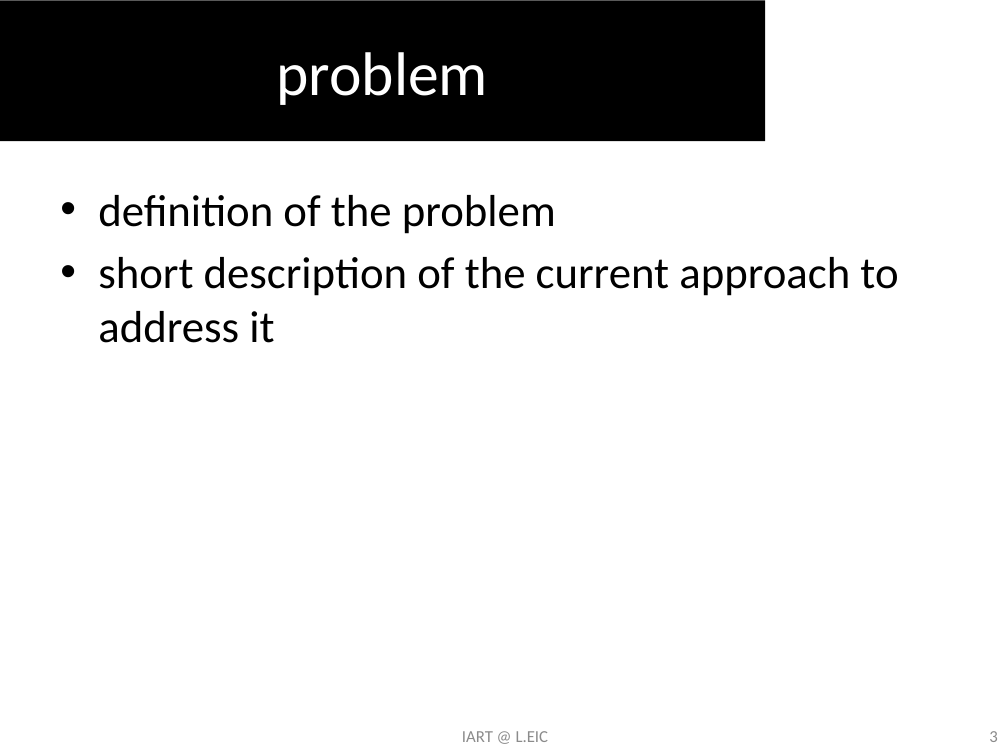
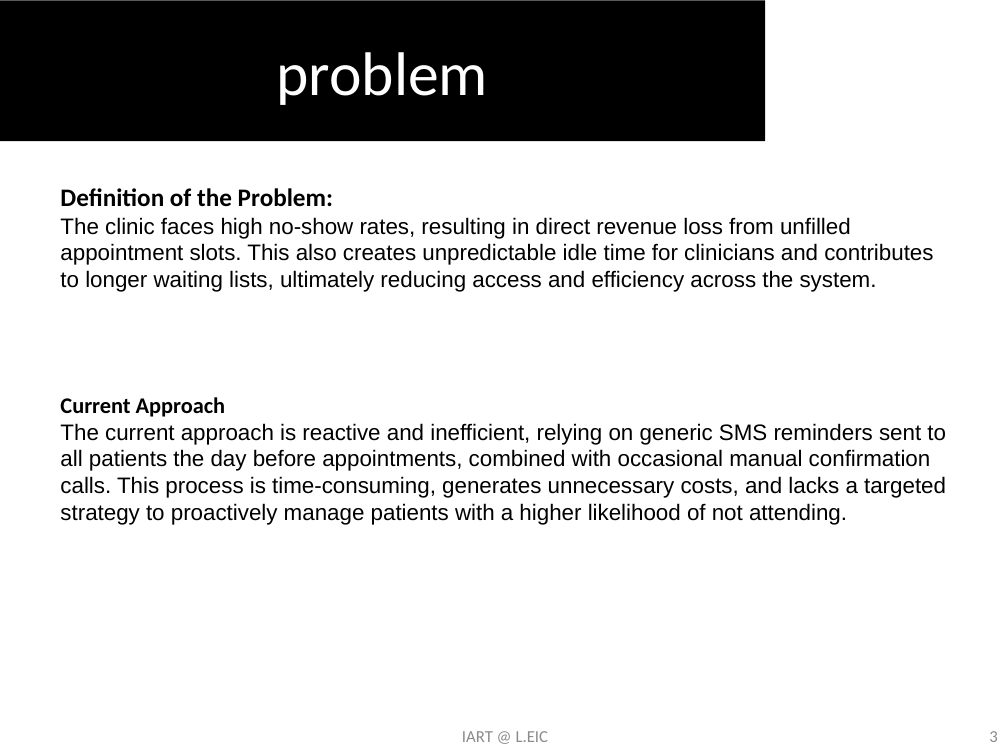
Before and after one commit to TiagoAfonseca1102/AI_PROJ2, a slide deck: slide 3 of documentos/AI_PROJ2_APRESENTAÇÃO.pptx. Drawn at 1008x756 pixels with LibreOffice and Linux fonts; fonts in the diff are those of the drawing; background and template pictures are left out. Boxes give left, top, right and bottom in pixels: in the first picture for what was removed or moved away, otherwise in the second. Text is boxed around its words. In the diff, an @@ line names an element or a change of style, - is before the commit and + after.

```diff
--- a/documentos/AI_PROJ2_APRESENTAÇÃO.pptx
+++ b/documentos/AI_PROJ2_APRESENTAÇÃO.pptx
@@ text at [60, 188, 946, 525]: text changed; size 32 to 16 pt; font Calibri to Arial @@
-• definition of the problem
-• short description of the current approach to address it
+Definition of the Problem:
+The clinic faces high no-show rates, resulting in direct revenue loss from unfilled appointment slots. This also creates unpredictable idle time for clinicians and contributes to longer waiting lists, ultimately reducing access and efficiency across the system.
+Current Approach
+The current approach is reactive and inefficient, relying on generic SMS reminders sent to all patients the day before appointments, combined with occasional manual confirmation calls. This process is time-consuming, generates unnecessary costs, and lacks a targeted strategy to proactively manage patients with a higher likelihood of not attending.
```
Also in this commit, not shown: 2 other slides changed.
